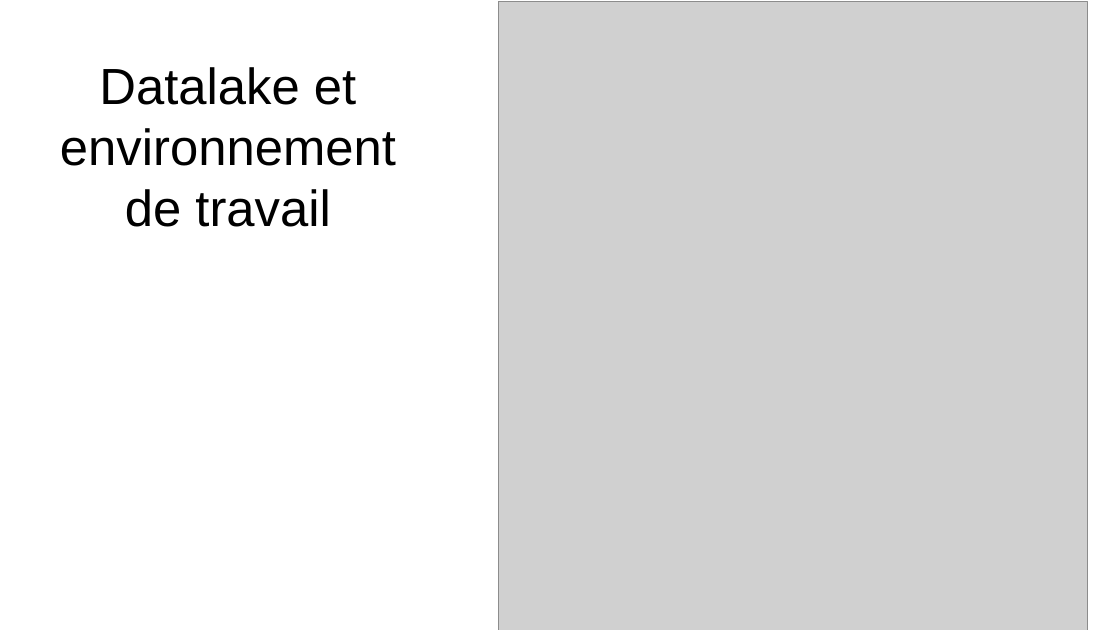
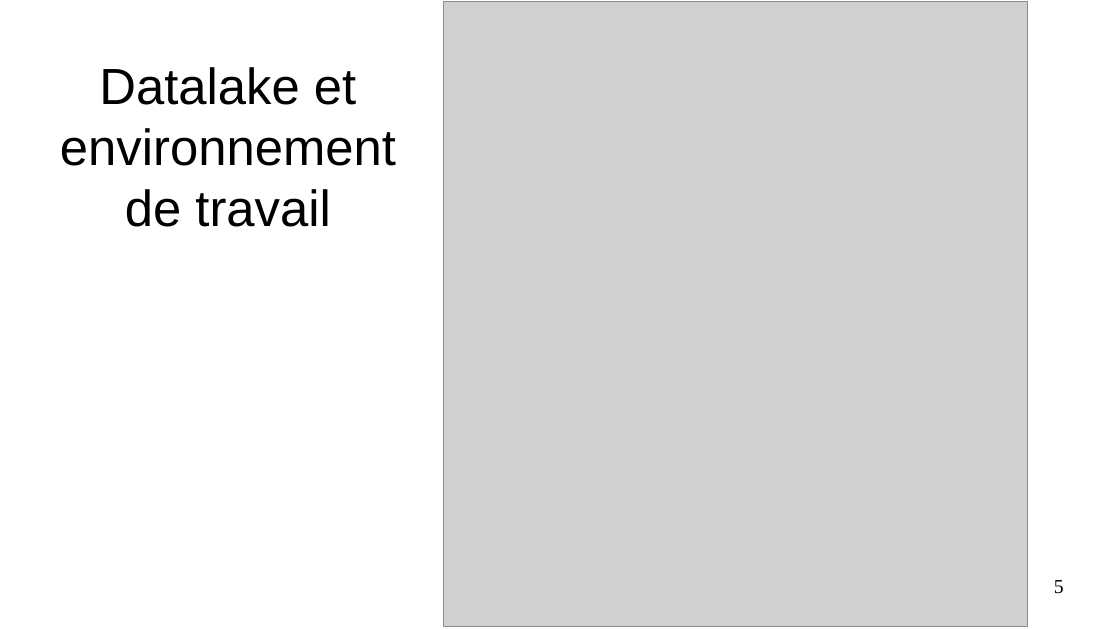
Before and after one commit to Koorg1996/filrouge, a slide deck: slide 5 of pieces_a_rendre/diapos.odp. Drawn at 1120x630 pixels with LibreOffice and Linux fonts; fonts in the diff are those of the drawing; grey boxes stand for pictures. Boxes give left, top, right and bottom in pixels: in the first picture for what was removed or moved away, otherwise in the second. Text is boxed around its words. In the diff, an @@ line names an element or a change of style, - is before the commit and + after.

```diff
--- a/pieces_a_rendre/diapos.odp
+++ b/pieces_a_rendre/diapos.odp
@@ picture: place and size @@
-picture at <box>499,2,1088,630</box>
+picture at <box>443,1,1029,626</box>
@@ page number added at <box>1054,580,1064,594</box>, 14 pt, text #000000 @@
+5
```
Also in this commit, not shown: 6 other slides changed, 1 slide added, 1 slide removed, 1 other file.
